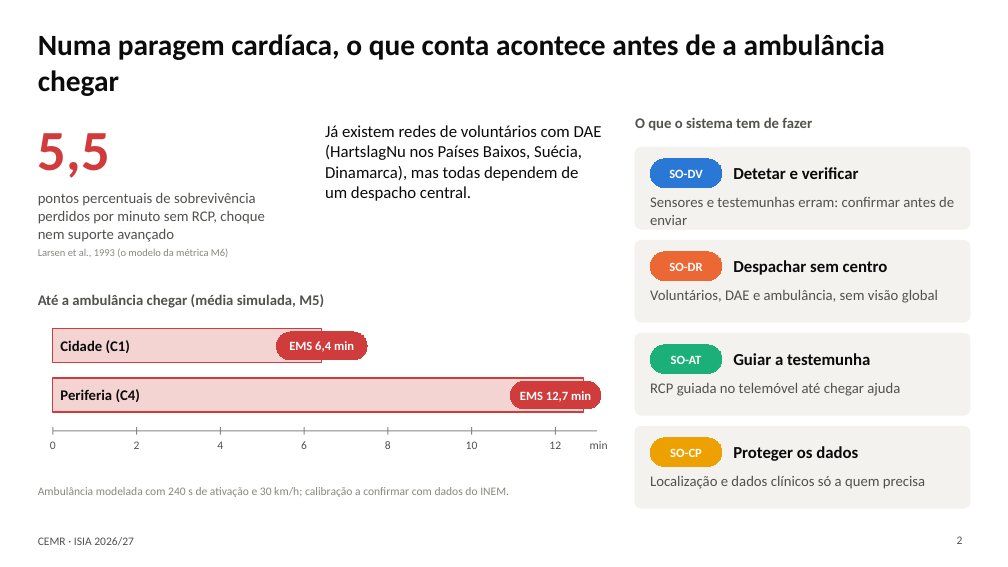
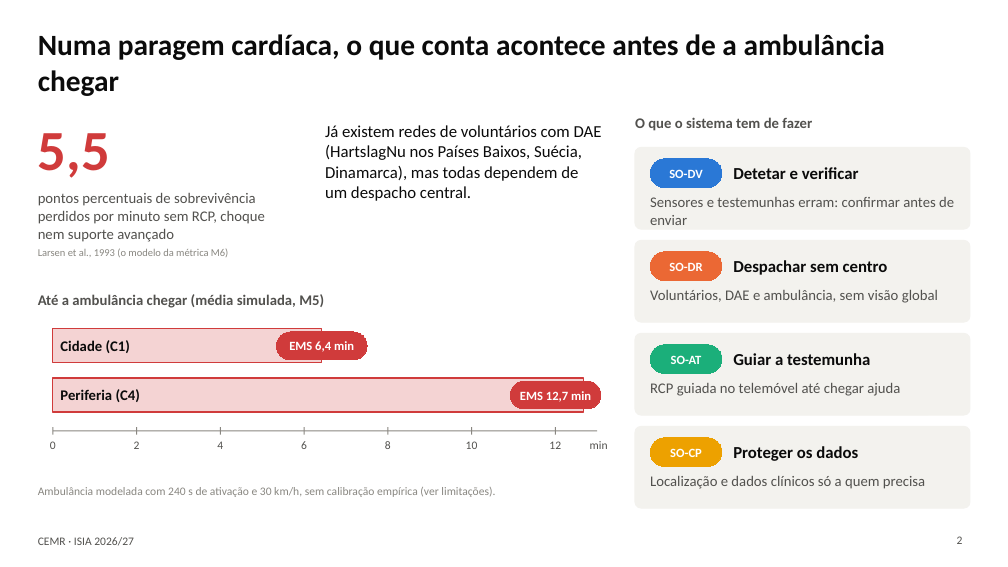
Before and after one commit to rodrigoilde/fcup-isia, a slide deck: slide 2 of slides/apresentacao.pptx. Drawn at 1008x567 pixels with LibreOffice and Linux fonts; fonts in the diff are those of the drawing. Boxes give left, top, right and bottom in pixels: in the first picture for what was removed or moved away, otherwise in the second. Text is boxed around its words. In the diff, an @@ line names an element or a change of style, - is before the commit and + after.

Commit message:
Simplifica os slides 2, 3, 5 e 6 e acrescenta os conceitos de decisão coletiva

```diff
--- a/slides/apresentacao.pptx
+++ b/slides/apresentacao.pptx
@@ text at [38, 487, 495, 497]: text changed @@
-Ambulância modelada com 240 s de ativação e 30 km/h; calibração a confirmar com dados do INEM.
+Ambulância modelada com 240 s de ativação e 30 km/h, sem calibração empírica (ver limitações).
```
Also in this commit, not shown: 3 other slides changed, 2 other files.
